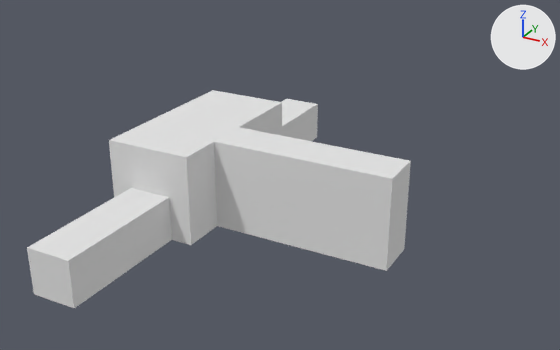
Renders of the Blender file DyNaDeMo/assets/Textures/PuzzleRoute.blend from each side of a commit.
One viewpoint serves both versions: a camera (50 mm lens) standing at (9.6, -13.7, 7.9) and looking at (0.7, 2.4, -0.1). Arrows for +X, +Y and +Z are at upper right; the lights stay in place.

The first picture shows 'Corridor1', 'Corridor2', 'Room', 'TallCorridor1', 'TallCorridor2'.
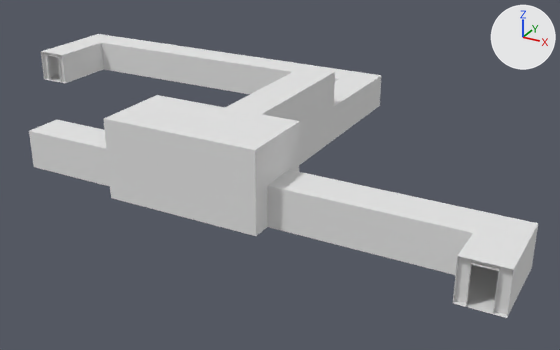
Boxes (x1, y1, x2, y2) around the edits, measured in the pictures (560 x 350 px):
'Room', turned: before (109, 90, 282, 245); after (104, 95, 300, 236)
'MRoomPuzzleRoomC', added: after (267, 170, 538, 318)
'TallCorridor2', deleted: before (297, 143, 411, 271)
'PuzzleEscapeC', added: after (41, 34, 381, 140)
'Corridor2', deleted: before (27, 188, 172, 308)
'TallCorridor1', deleted: before (214, 127, 320, 247)
'PuzzleLeverC', added: after (29, 120, 110, 186)
'PuzzleTallC2', added: after (267, 67, 335, 164)
'PuzzleTallC1', added: after (225, 86, 301, 165)
'Corridor1', deleted: before (281, 99, 318, 141)

Diff of the bpy script that builds the scene:
```diff
--- a/DyNaDeMo/assets/Textures/PuzzleRoute.blend.py
+++ b/DyNaDeMo/assets/Textures/PuzzleRoute.blend.py
@@ ob_room @@
 ob_room.location = (0.0, 0.0, 0.0)
+ob_room.rotation_euler = (0.0, 0.0, 1.571)  # degrees (0, 0, 90)
 ob_room.scale = (1.0, 2.0, 1.0)
@@ ob_corridor1 @@
-ob_corridor1 = bpy.data.objects.new('Corridor1', me_corridor1)
@@ ob_corridor2 @@
-ob_corridor2 = bpy.data.objects.new('Corridor2', me_corridor2)
@@ ob_tallcorridor2 @@
-ob_tallcorridor2 = bpy.data.objects.new('TallCorridor2', me_tallcorridor2)
@@ ob_tallcorridor1 @@
-ob_tallcorridor1 = bpy.data.objects.new('TallCorridor1', me_tallcorridor1)
@@ ob_puzzletallc2 @@
+ob_puzzletallc2 = bpy.data.objects.new('PuzzleTallC2', me_puzzletallc2)  # 24 vertices, 19 faces, 2 loose edges; spans x -1.0..1.0, y -1.0..1.0, z 0.0..2.0; in mat_room_002 (white #e5e5e5)
+ob_puzzletallc2.location = (0.5, 4.0, 0.0)
+ob_puzzletallc2.rotation_euler = (0.0, 0.0, 4.712)  # degrees (0, 0, 270)
+ob_puzzletallc2.scale = (1.0, 0.5, 1.0)
@@ ob_puzzletallc1 @@
+ob_puzzletallc1 = bpy.data.objects.new('PuzzleTallC1', me_puzzletallc1)  # 24 vertices, 19 faces, 2 loose edges; spans x -1.0..1.0, y -1.0..1.0, z 0.0..2.0; in mat_room_002 (white #e5e5e5)
+ob_puzzletallc1.location = (0.5, 2.0, 0.0)
+ob_puzzletallc1.rotation_euler = (0.0, 0.0, 4.712)  # degrees (0, 0, 270)
+ob_puzzletallc1.scale = (1.0, 0.5, 1.0)
@@ ob_puzzleleverc @@
+ob_puzzleleverc = bpy.data.objects.new('PuzzleLeverC', me_puzzleleverc)  # 32 vertices, 28 faces, 4 loose edges; spans x -1.0..1.0, y -1.0..1.0, z 0.0..1.0; in mat_room_003 (white #e5e5e5)
+ob_puzzleleverc.location = (-3.5, 0.0, 0.0)
+ob_puzzleleverc.scale = (1.5, 0.5, 1.0)
@@ ob_puzzleescapec @@
+ob_puzzleescapec = bpy.data.objects.new('PuzzleEscapeC', me_puzzleescapec)  # 52 vertices, 38 faces, 6 loose edges; spans x -3.83..3.83, y -1.0..6.0, z 0.0..1.0; in mat_room_016 (white #e5e5e5), mat_room_014 (white #e5e5e5), mat_room_015 (white #e5e5e5)
+ob_puzzleescapec.location = (-4.75, 8.0, 0.0)
+ob_puzzleescapec.rotation_euler = (0.0, 0.0, 3.142)  # degrees (0, 0, 180)
+ob_puzzleescapec.scale = (1.5, 0.5, 1.0)
@@ ob_mroompuzzleroomc @@
+ob_mroompuzzleroomc = bpy.data.objects.new('MRoomPuzzleRoomC', me_mroompuzzleroomc)  # 40 vertices, 33 faces, 6 loose edges; spans x -0.33..1.0, y -1.0..10.0, z 0.0..1.0; in mat_room (white #e5e5e5), mat_room_002 (white #e5e5e5)
+ob_mroompuzzleroomc.location = (7.0, 0.0, 0.0)
+ob_mroompuzzleroomc.rotation_euler = (0.0, 0.0, -1.571)  # degrees (0, 0, -90)
+ob_mroompuzzleroomc.scale = (1.5, -0.5, 1.0)
```
